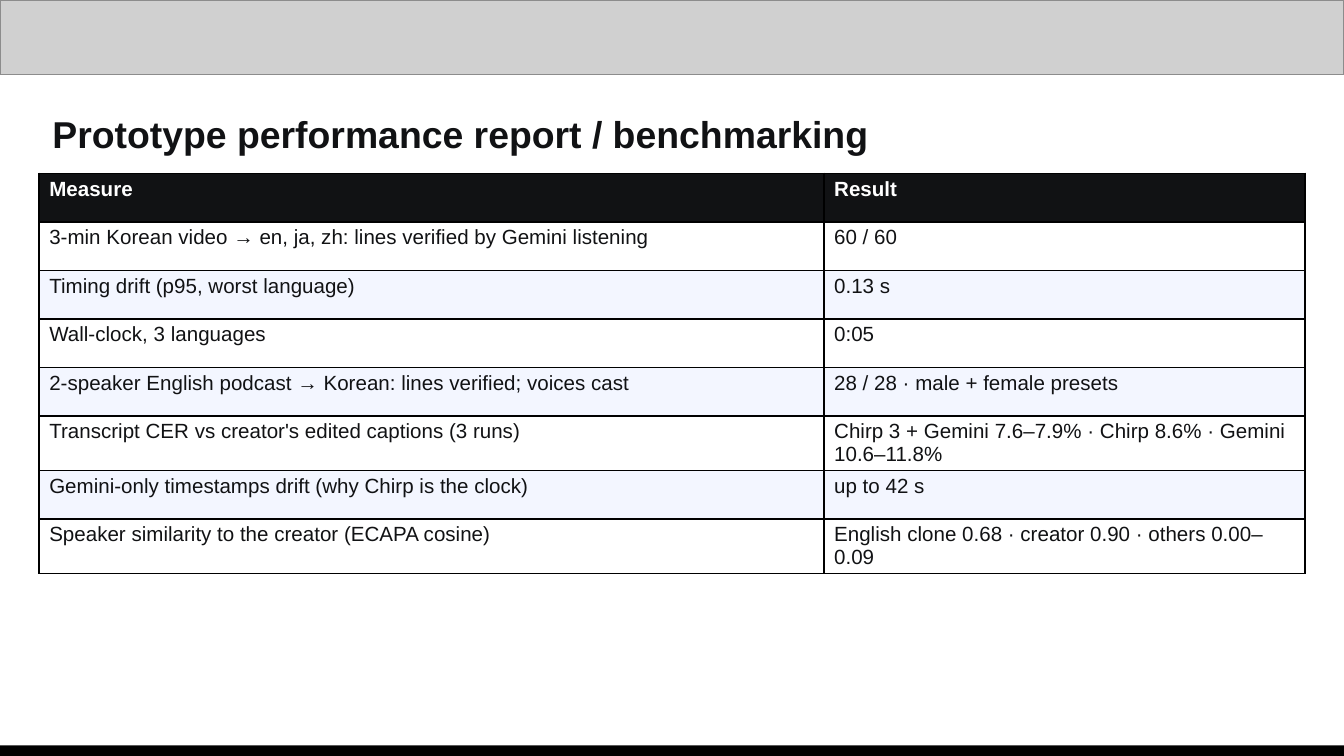
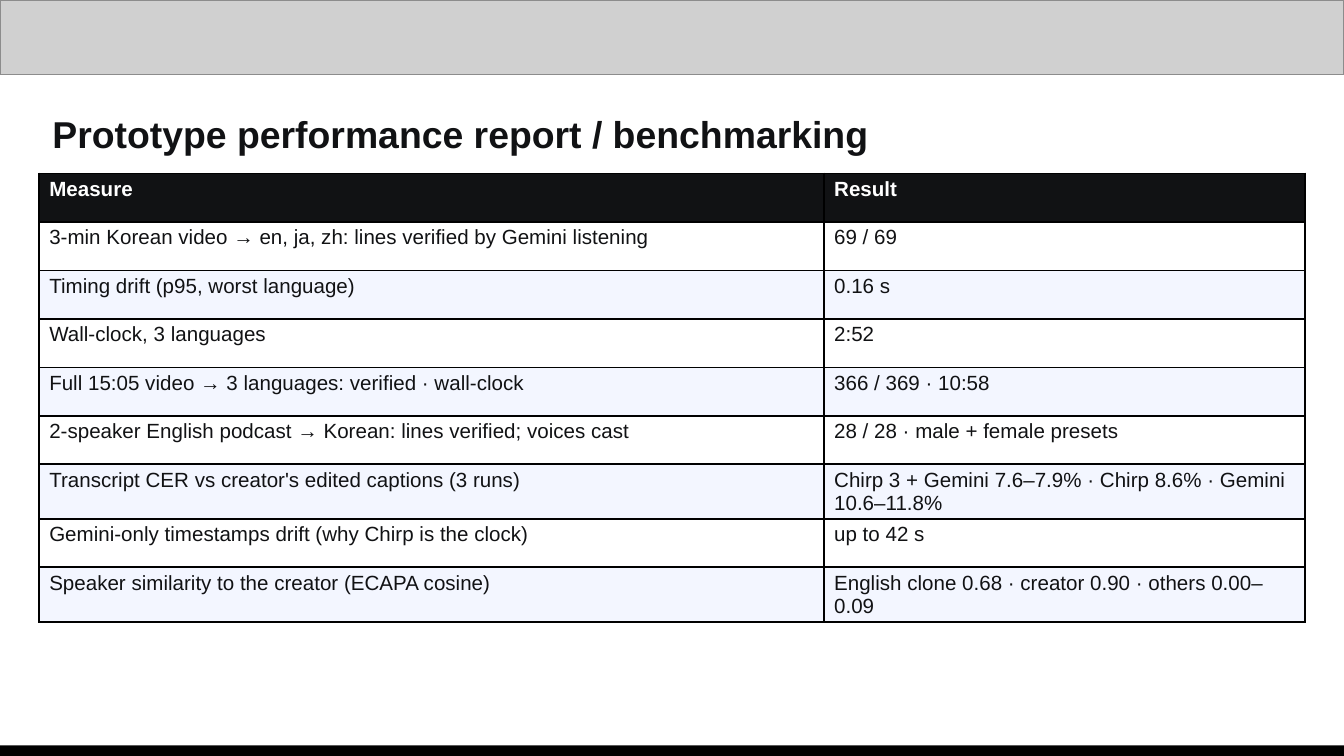
Before and after one commit to VibeRick/viberick-dub, a slide deck: slide 11 of deck/VibeRick-Dub.pptx. Drawn at 1344x756 pixels with LibreOffice and Linux fonts; fonts in the diff are those of the drawing; grey boxes stand for pictures. Boxes give left, top, right and bottom in pixels: in the first picture for what was removed or moved away, otherwise in the second. Text is boxed around its words. In the diff, an @@ line names an element or a change of style, - is before the commit and + after.

Commit message:
Demo video builder, cards, deck build

```diff
--- a/deck/VibeRick-Dub.pptx
+++ b/deck/VibeRick-Dub.pptx
@@ table at bbox=[39, 173, 1305, 618] @@
-row 2: 3-min Korean video → en, ja, zh: lines verified by Gemini listening | 60 / 60
-row 3: Timing drift (p95, worst language) | 0.13 s
-row 4: Wall-clock, 3 languages | 0:05
+row 2: 3-min Korean video → en, ja, zh: lines verified by Gemini listening | 69 / 69
+row 3: Timing drift (p95, worst language) | 0.16 s
+row 4: Wall-clock, 3 languages | 2:52
+row 5: Full 15:05 video → 3 languages: verified · wall-clock | 366 / 369 · 10:58
```
Also in this commit, not shown: 2 other slides changed, 32 other files.
